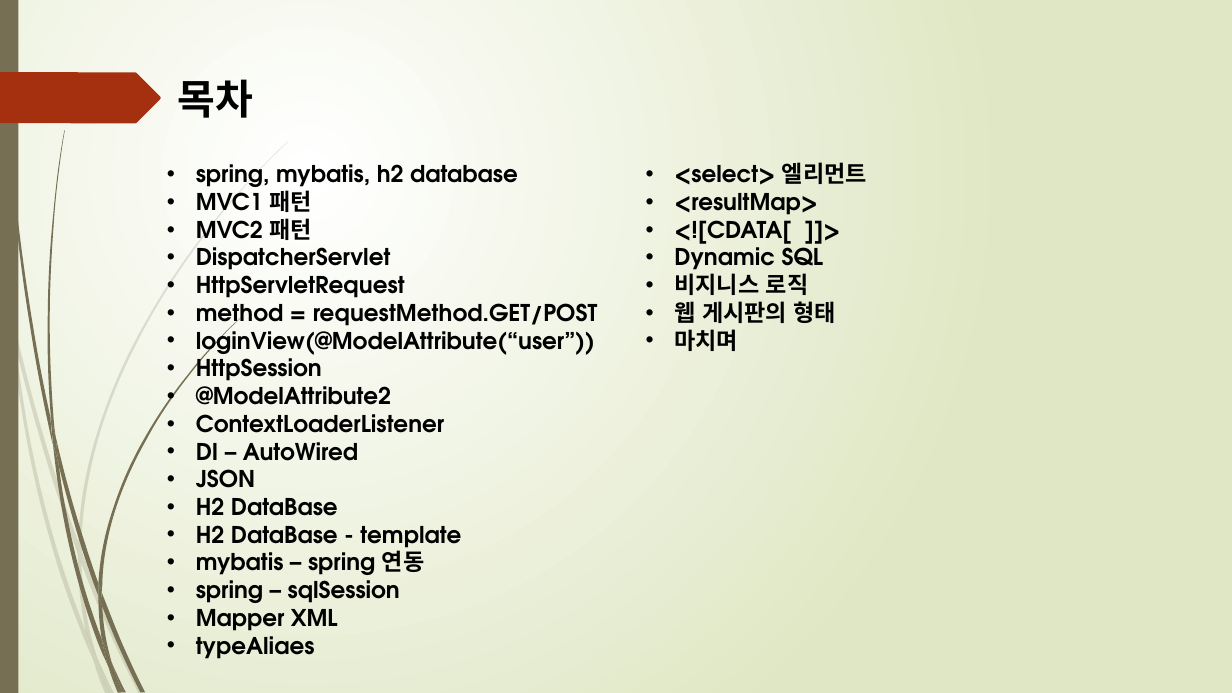
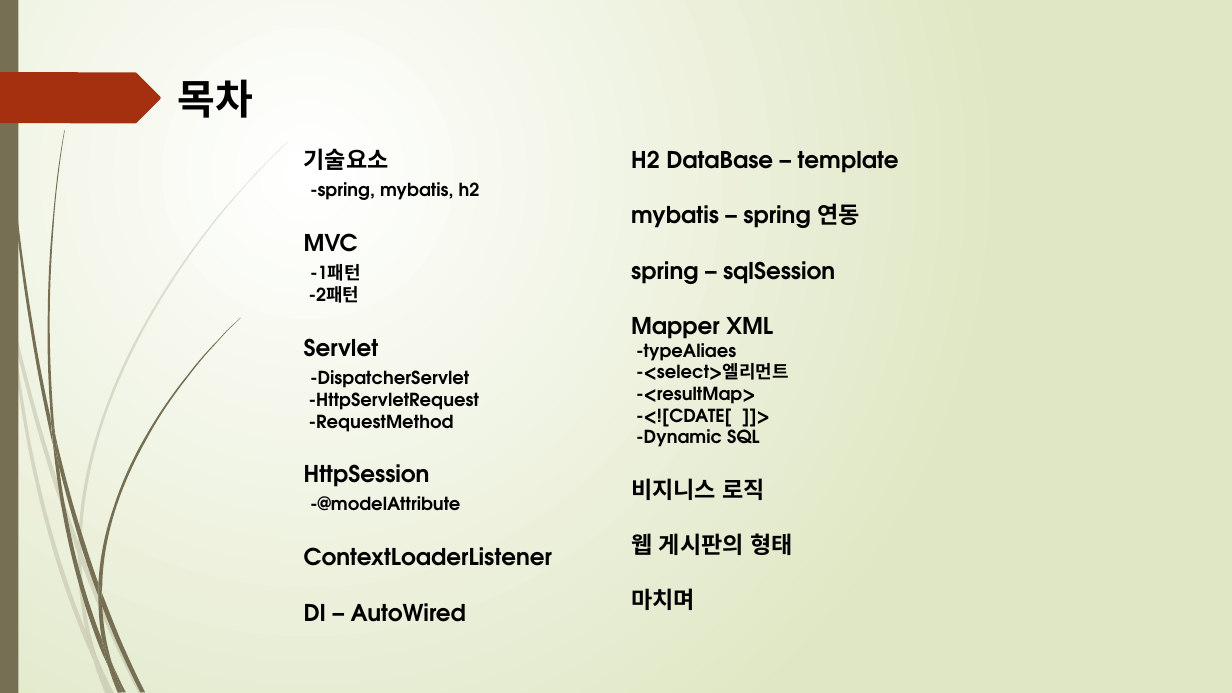
Before and after one commit to Jinmkook/resume, a slide deck: slide 2 of H2DB_SpringWebBoardProject/H2 DataBase_Spring을_이용한_Web게시판.pptx. Drawn at 1232x693 pixels with LibreOffice and Linux fonts; fonts in the diff are those of the drawing. Boxes give left, top, right and bottom in pixels: in the first picture for what was removed or moved away, otherwise in the second. Text is boxed around its words. In the diff, an @@ line names an element or a change of style, - is before the commit and + after.

```diff
--- a/H2DB_SpringWebBoardProject/H2 DataBase_Spring을_이용한_Web게시판.pptx
+++ b/H2DB_SpringWebBoardProject/H2 DataBase_Spring을_이용한_Web게시판.pptx
@@ text "기술요소": place and size @@
-text "기술요소" at box(196, 164, 597, 659)
+text "기술요소" at box(304, 148, 553, 622)
@@ text at box(304, 148, 480, 432): text changed; size 18 to 14 pt @@
-• spring, mybatis, h2 database
-• MVC1 패턴
-• MVC2 패턴
-• DispatcherServlet
-• HttpServletRequest
-• method = requestMethod.GET/POST
-• loginView(@ModelAttribute(“user”))
+기술요소
+-spring, mybatis, h2
+MVC
+-1패턴
+-2패턴
+Servlet
+-DispatcherServlet
+-HttpServletRequest
+-RequestMethod
@@ text "H2 DataBase – template": place and size @@
-text "H2 DataBase – template" at box(674, 162, 867, 351)
+text "H2 DataBase – template" at box(631, 150, 899, 610)
@@ text at box(631, 150, 899, 447): text changed @@
-• <select> 엘리먼트
-• <resultMap>
-• <![CDATA[ ]]>
-• Dynamic SQL
+H2 DataBase – template
+mybatis – spring 연동
+spring – sqlSession
+Mapper XML
+-typeAliaes
+-<select>엘리먼트
+-<resultMap>
+-<![CDATE[ ]]>
+-Dynamic SQL
@@ text at box(196, 469, 461, 659): paragraphs removed @@
-• JSON
-• H2 DataBase
-• H2 DataBase - template
-• mybatis – spring 연동
-• spring – sqlSession
-• Mapper XML
-• typeAliaes
@@ text at box(304, 464, 553, 622): bullet • to none @@
@@ text at box(631, 478, 793, 610): bullet • to none @@
@@ text at box(310, 496, 460, 511): text changed; size 18 to 14 pt @@
-• @ModelAttribute2
+-@modelAttribute
```
Also in this commit, not shown: 2 other files.
